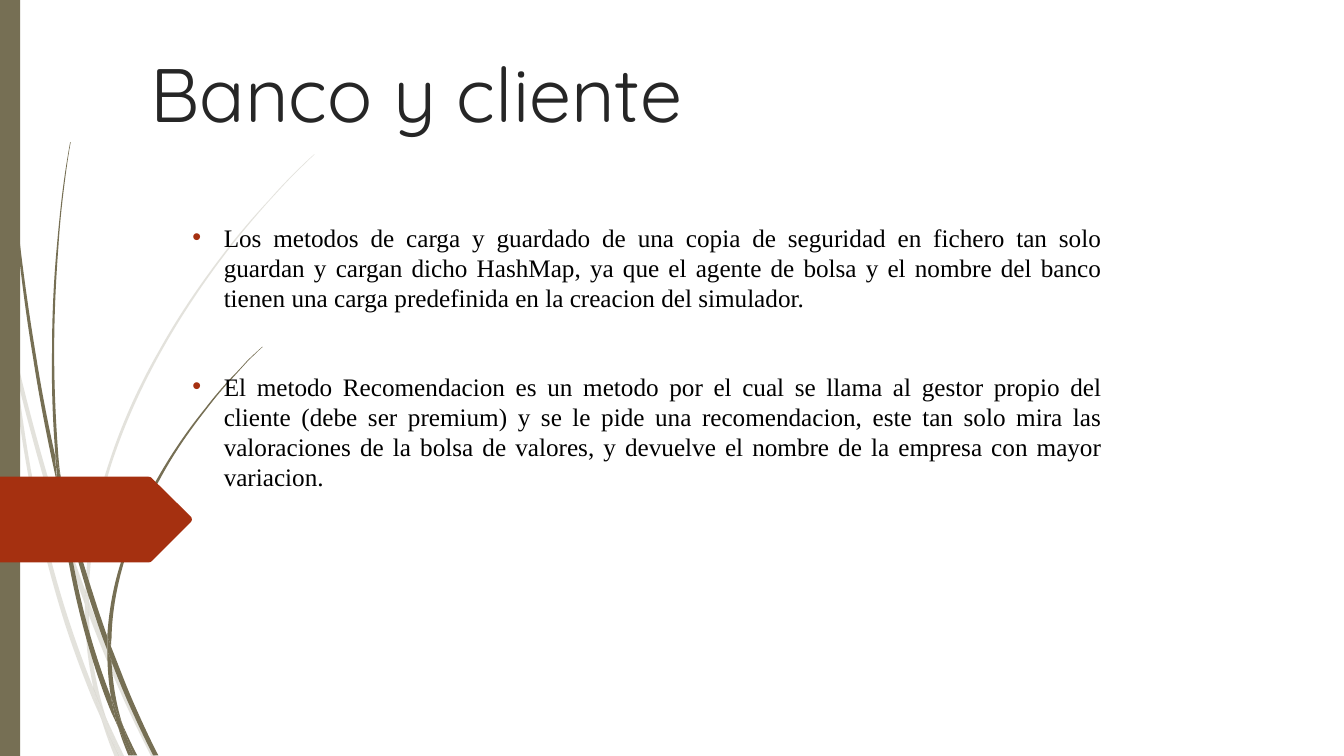
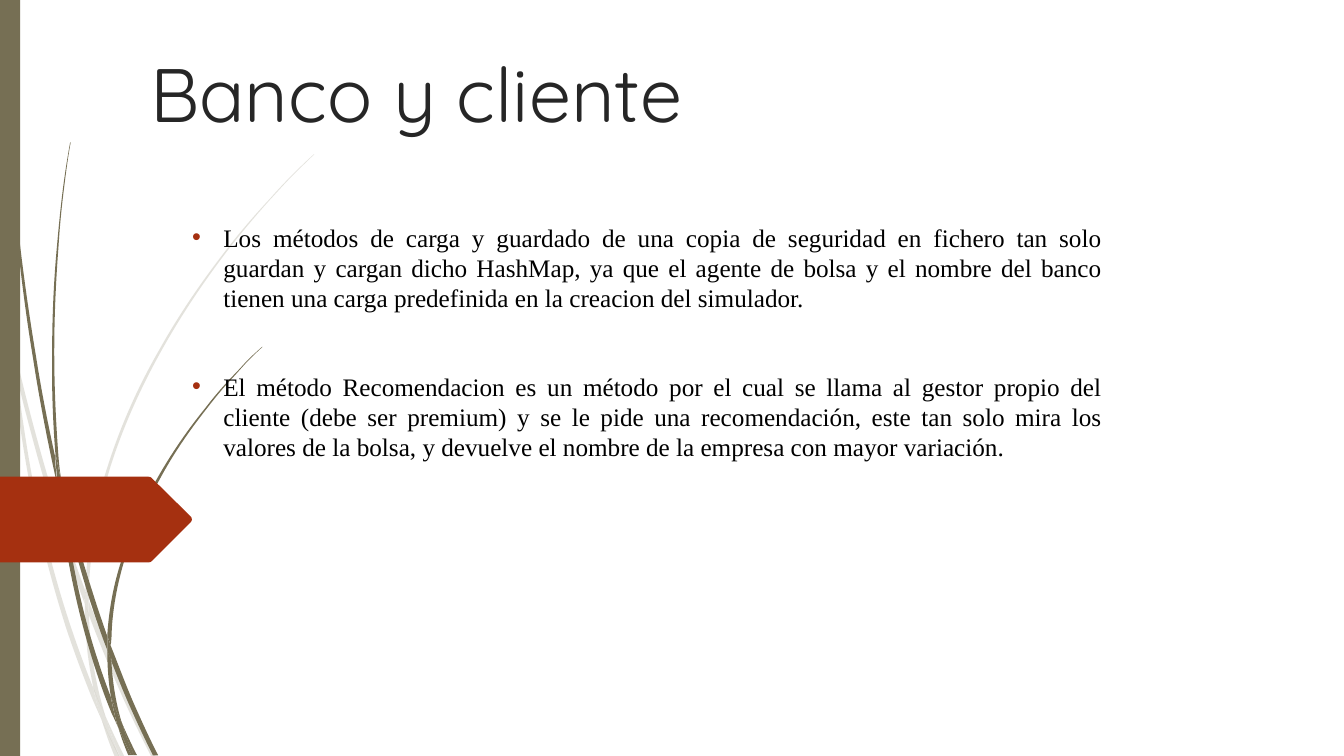
Before and after one commit to LordHansTopo/PrcGrpIDD, a slide deck: slide 5 of Banco de Inversiones.ppt. Drawn at 1344x756 pixels with LibreOffice and Linux fonts; fonts in the diff are those of the drawing; background and template pictures are left out. Boxes give left, top, right and bottom in pixels: in the first picture for what was removed or moved away, otherwise in the second. Text is boxed around its words. In the diff, an @@ line names an element or a change of style, - is before the commit and + after.

```diff
--- a/Banco de Inversiones.ppt
+++ b/Banco de Inversiones.ppt
@@ text at [223, 229, 1101, 462]: text changed @@
-• Los metodos de carga y guardado de una copia de seguridad en fichero tan solo guardan y cargan dicho HashMap, ya que el agente de bolsa y el nombre del banco tienen una carga predefinida en la creacion del simulador.
-• El metodo Recomendacion es un metodo por el cual se llama al gestor propio del cliente (debe ser premium) y se le pide una recomendacion, este tan solo mira las valoraciones de la bolsa de valores, y devuelve el nombre de la empresa con mayor variacion.
+• Los métodos de carga y guardado de una copia de seguridad en fichero tan solo guardan y cargan dicho HashMap, ya que el agente de bolsa y el nombre del banco tienen una carga predefinida en la creacion del simulador.
+• El método Recomendacion es un método por el cual se llama al gestor propio del cliente (debe ser premium) y se le pide una recomendación, este tan solo mira los valores de la bolsa, y devuelve el nombre de la empresa con mayor variación.
@@ outline redrawn in 13 elements at [14, 348, 86, 603], [11, 353, 102, 719], [86, 154, 314, 600], [3, 0, 57, 485], [111, 646, 158, 755], [57, 481, 118, 726], [55, 452, 64, 509], [107, 347, 262, 646], [107, 650, 122, 724], [111, 696, 134, 755], [89, 600, 155, 756], [123, 724, 137, 756], [118, 727, 131, 755] @@
```
Also in this commit, not shown: 11 other slides changed.
